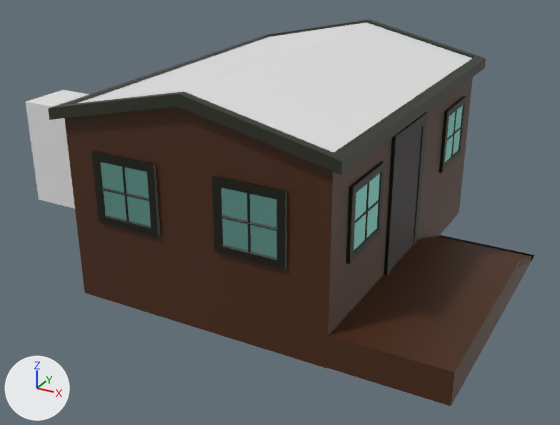
Renders of the Blender file Assets/21 World Building/Buildings/Houses/house1.blend from each side of a commit.
Both versions are drawn from a 50 mm lens placed at (4.2, -5.92, 3.59), pointed at (0.71, 0.42, 0.42). Arrows for +X, +Y and +Z are at lower left; the lights stay in place.

In view in the first picture: 'Door Non Interactable', 'House', 'Player Size Reference', 'Veranda', 'Window.002', 'Window.003', 'Window.004', 'Window.005'.
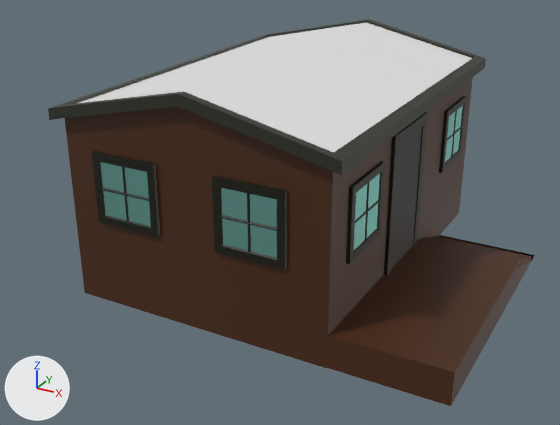
What changed in the scene script:
```text
Remove ob_player_size_reference:
    ob_player_size_reference = bpy.data.objects.new('Player Size Reference', me_cube)
    ob_player_size_reference.location = (-2.155, 0.498, 0.0)
    ob_player_size_reference.rotation_euler = (0.0, 0.0, 3.142)  # degrees (0, 0, 180)
    ob_player_size_reference.scale = (0.3, 0.3, 1.0)
```

Location of each change, (x1, y1, x2, y2) in pixels of the pictures (560 x 425 px):
'Player Size Reference', deleted
    before: (26, 90, 89, 209)
